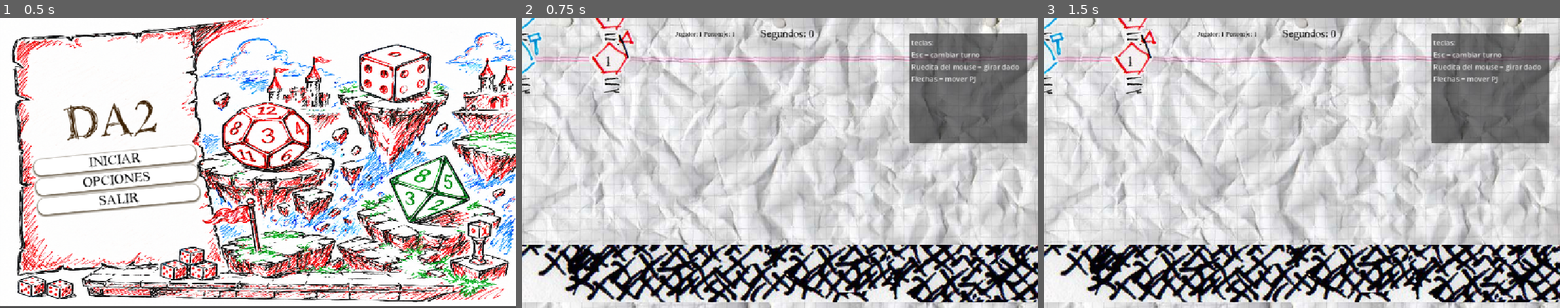
Above: before the commit, frames 1-3 (left to right).
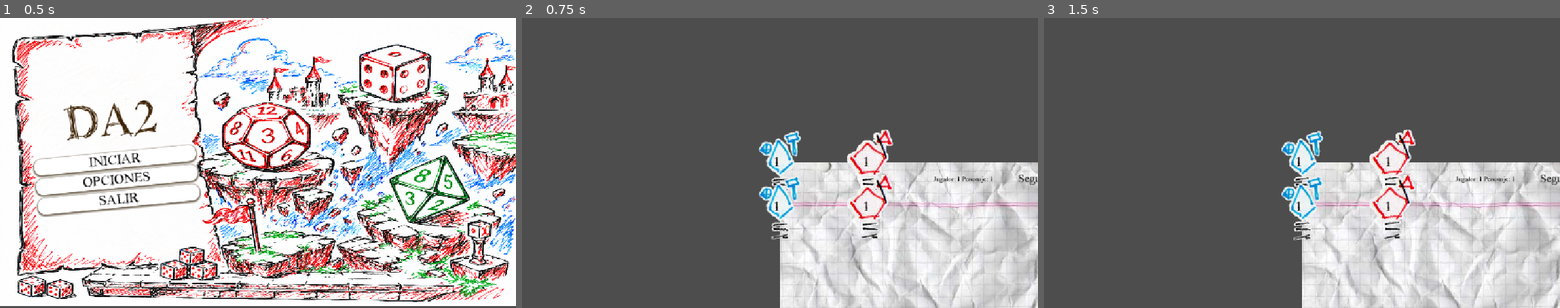
Above: after the commit, the same moments.

Repository: Pablo7776/Motores_Graficos
Game: Godot game, scene res://Escenas/menu_principal.tscn
The game is run twice, just before and just after one commit, with the same random seed, the same clock (stepped at 60 frames per second) and the same inputs. The engine's default icon, where the game draws it, is replaced by a stand-in: a white triangle on a blue panel in a dark square.
Inputs (mouse positions are in pixels of both pictures, inside the frame that each line leads up to):
- Up to frame 1 (0.5 s): no input
- Up to frame 2 (0.75 s): click "INICIAR" at 0.5 s
- Up to frame 3 (1.5 s): move the mouse to (1415, 148) at 1.27 s; hold Right (mover_derecha) from 1.28 s (still down); click (1415, 148) at 1.35 s

Frame 1 is identical in both runs. In frame 2, 85% of the frame differs, in the area x 0-100%, y 0-100%; in frame 3, 85%.

Commit message:
cámara
la cámara cambia al personaje con el turno

Diff:
--- a/da-2-zafarrancho/Escenas/main.tscn
+++ b/da-2-zafarrancho/Escenas/main.tscn
@@ -1,6 +1,6 @@
 [gd_scene format=3 uid="uid://i4cbgomn6rf"]
 
-[ext_resource type="Script" path="res://Scripts/main.gd" id="1_6lbni"]
+[ext_resource type="Script" uid="uid://bd8vekjx3u65n" path="res://juego/main.gd" id="1_6lbni"]
 
 [node name="Main" type="Node2D" unique_id=2115022120]
 script = ExtResource("1_6lbni")
--- a/da-2-zafarrancho/Scripts/gestor_de_turnos.gd
+++ b/da-2-zafarrancho/Scripts/gestor_de_turnos.gd
@@ -8,6 +8,8 @@
 var turno_actual = 0
 @onready var hud = owner.find_child("HUD")
 signal cambiar_turno(pj, turno_actual)
+@export var camara: Camera2D
+
 
 func _ready() -> void:
 # Acá conecta una señal que se envía al apretar "iniciar partida" desde el menú de partida donde se establecen la cantida de jugadores y de personajes por jugador.
@@ -52,6 +54,7 @@
 			lista_de_turnos.append(pj)
 		turno_actual = 0
 		cambiar_turno.emit(lista_de_turnos[0], turno_actual)
+		camara.enfocar_en(lista_de_turnos[0])
 
 func siguiente_turno():
 	turno_actual = (turno_actual + 1) % lista_de_turnos.size()
@@ -61,6 +64,7 @@
 		siguiente_turno()
 		return
 	cambiar_turno.emit(pj, turno_actual)
+	camara.enfocar_en(pj)
 
 func _on_pj_mori(jugador_id,indice_en_equipo):
 	var pj = matriz_de_jugadores_personajes[jugador_id][indice_en_equipo]
--- /dev/null
+++ b/da-2-zafarrancho/juego/camera_2d.gd
@@ -0,0 +1,13 @@
+extends Camera2D
+
+
+var target: CharacterBody2D = null
+
+func _process(delta):
+	if target != null:
+
+		global_position = target.global_position
+
+# Función de ayuda para cambiar el foco desde otro script
+func enfocar_en(nuevo_target: CharacterBody2D):
+	target = nuevo_target
--- a/da-2-zafarrancho/juego/main.tscn
+++ b/da-2-zafarrancho/juego/main.tscn
@@ -6,6 +6,7 @@
 [ext_resource type="PackedScene" uid="uid://cjx5m6v6e4cab" path="res://modulos/escenario/escenario.tscn" id="3_wpyno"]
 [ext_resource type="PackedScene" uid="uid://dnvdn8e7tarvj" path="res://Escenas/gestor_de_turnos.tscn" id="4_wpyno"]
 [ext_resource type="PackedScene" uid="uid://bl4kaog8ass5y" path="res://Escenas/Interfaz/hud.tscn" id="5_47xpy"]
+[ext_resource type="Script" uid="uid://cnbforull2oip" path="res://juego/camera_2d.gd" id="7_y0801"]
 
 [node name="Main" type="Node2D" unique_id=2115022120]
 script = ExtResource("1_itpfl")
@@ -15,7 +16,8 @@
 offset_bottom = 860.0
 texture = ExtResource("2_66ooa")
 
-[node name="GestorDeTurnos" parent="." unique_id=32084317 instance=ExtResource("4_wpyno")]
+[node name="GestorDeTurnos" parent="." unique_id=32084317 node_paths=PackedStringArray("camara") instance=ExtResource("4_wpyno")]
+camara = NodePath("../Camera2D")
 
 [node name="PersonajeBase" parent="." unique_id=992633112 instance=ExtResource("2_5h5rq")]
 visible = false
@@ -23,8 +25,6 @@
 
 [node name="Escenario" parent="." unique_id=1811008819 instance=ExtResource("3_wpyno")]
 position = Vector2(590, 572)
-
-[node name="HUD" parent="." unique_id=265661405 instance=ExtResource("5_47xpy")]
 
 [node name="TextEdit" type="TextEdit" parent="." unique_id=951989123]
 offset_left = 865.0
@@ -35,3 +35,8 @@
 Esc = cambiar turno
 Ruedita del mouse = girar dado
 Flechas = mover PJ"
+
+[node name="Camera2D" type="Camera2D" parent="." unique_id=180915732]
+script = ExtResource("7_y0801")
+
+[node name="HUD" parent="Camera2D" unique_id=265661405 instance=ExtResource("5_47xpy")]
Not shown, added: da-2-zafarrancho/juego/camera_2d.gd.uid
